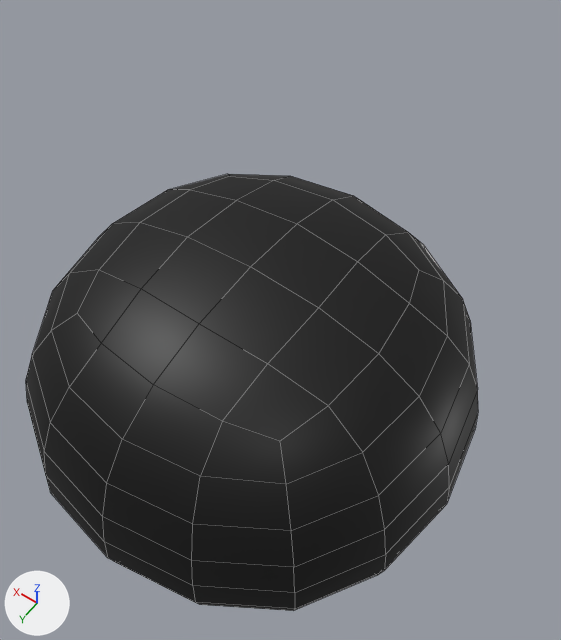
Renders of the Blender file Blender_Files/GameAssets.blend from each side of a commit.
Camera for both pictures: a 50 mm lens placed at (-1.12, 1.4, 3.02), pointed at (-0.1, -0.04, 0.76). Arrows for +X, +Y and +Z are at lower left; the lights stay in place. Mesh edges are drawn as thin lines.

The scene before the commit, as lines of its bpy script (objects in view):
```python
me_cube = bpy.data.meshes.new('Cube')
me_cube.from_pydata(...)  # 162 vertices, 160 faces; spans x -0.9..0.9, y -0.9..0.9, z -0.01..1.03
me_cube.polygons.foreach_set('use_smooth', [True] * 160)
me_cube.materials.append(mat_slime)  # picture img_mask_slimeeyes
ob_mesh_slime = bpy.data.objects.new('Mesh_Slime', me_cube)
ob_mesh_slime.location = (0.0, 0.0, 0.0)
```
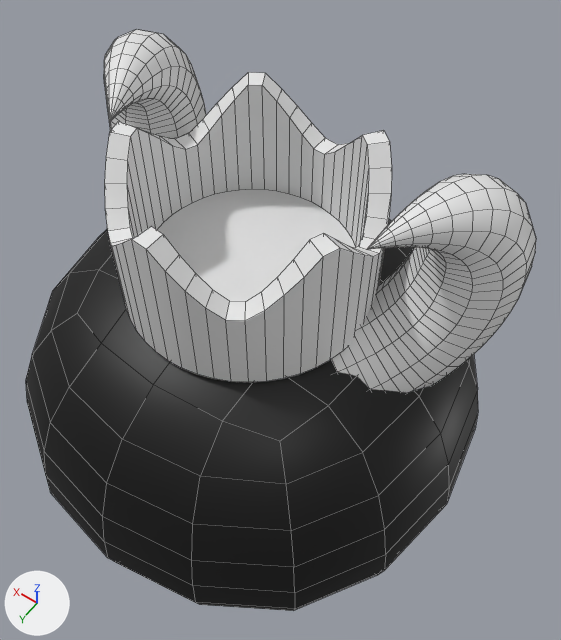
Changed parts and their boxes [x1, y1, x2, y2] in the pictures (561 x 640 px):
'Mesh_SlimeCrown', added: after [105, 72, 392, 382]
'Mesh_SlimeHorms', added: after [104, 29, 536, 393]

What changed in the scene script:
```text
Add me_nurbspath:
    me_nurbspath.from_pydata(...)  # 842 vertices, 840 faces; spans x -0.83..0.83, y -0.47..0.28, z 0.57..1.57
    me_nurbspath.polygons.foreach_set('use_smooth', [True] * 840)
Add me_cylinder:
    me_cylinder.from_pydata(...)  # 200 vertices, 152 faces; spans x -0.44..0.44, y -0.441..0.441, z 0.979..1.497
    me_cylinder.polygons.foreach_set('use_smooth', [True] * 152)
Add ob_mesh_slimehorms:
    ob_mesh_slimehorms = bpy.data.objects.new('Mesh_SlimeHorms', me_nurbspath)
    ob_mesh_slimehorms.location = (0.0, 0.0, 0.0)
Add ob_mesh_slimecrown:
    ob_mesh_slimecrown = bpy.data.objects.new('Mesh_SlimeCrown', me_cylinder)
    ob_mesh_slimecrown.location = (0.0, 0.0, 0.0)
```
